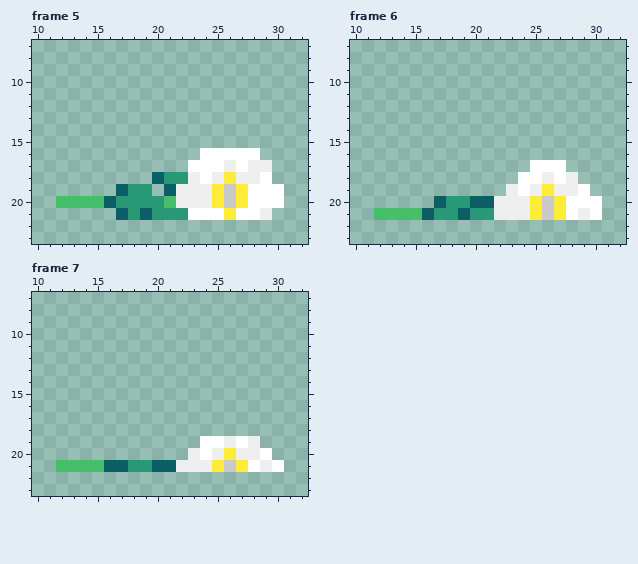
Pixel-art file -- assets/Flowers/Zinnia/zinnia_cut_decay.ase. The picture above was drawn from the file before the commit.
40x32 pixels, 11 frames. Shown: frame 5: x 10..32, y 7..23; frame 6: x 10..32, y 7..23; frame 7: x 10..32, y 7..23. The commit also changed other frames, which this record leaves out.
The same view after the edit:
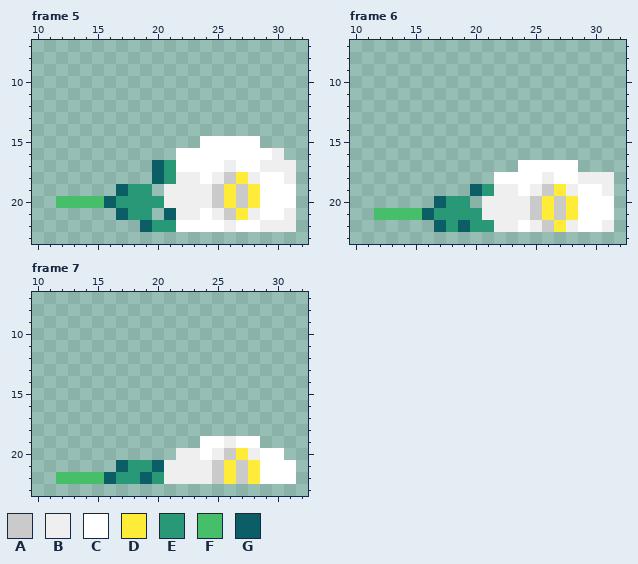
Palette (. is transparent): A #cacaca  B #efefef  C #ffffff  D #ffec39  E #299877  F #46be6a  G #0b5e65
Edits made:
{"where": "frame 5, layers \"Petals\", \"Flower\""}
{"frame":5,"y":15,"x":24,"old":".....","new":"CCCCC"}
{"frame":5,"y":16,"x":22,"old":"..","new":"CC"}
{"frame":5,"y":16,"x":29,"old":"..","new":"CB"}
{"frame":5,"y":17,"x":20,"old":"...","new":"GEC"}
{"frame":5,"y":17,"x":28,"old":"B","new":"C"}
{"frame":5,"y":17,"x":30,"old":"..","new":"BB"}
{"frame":5,"y":18,"x":22,"old":"E","new":"B"}
{"frame":5,"y":18,"x":26,"old":"DB","new":"AD"}
{"frame":5,"y":18,"x":30,"old":"..","new":"CB"}
{"frame":5,"y":19,"x":21,"old":"G","new":"B"}
{"frame":5,"y":19,"x":25,"old":"DADC","new":"ADAD"}
{"frame":5,"y":19,"x":31,"old":".","new":"C"}
{"frame":5,"y":20,"x":21,"old":"F","new":"B"}
{"frame":5,"y":20,"x":25,"old":"DADC","new":"ADAD"}
{"frame":5,"y":20,"x":31,"old":".","new":"C"}
{"frame":5,"y":21,"x":19,"old":"GEEEC","new":"E.GBB"}
{"frame":5,"y":21,"x":25,"old":"CDCCB..","new":"BADBCCB"}
{"frame":5,"y":22,"x":19,"old":".............","new":"GEECCCCBCCBBB"}
{"where": "frame 6, layers \"Petals\", \"Flower\""}
{"frame":6,"y":17,"x":24,"old":".","new":"C"}
{"frame":6,"y":17,"x":28,"old":".","new":"C"}
{"frame":6,"y":18,"x":22,"old":"..","new":"CC"}
{"frame":6,"y":18,"x":28,"old":"B...","new":"CBBB"}
{"frame":6,"y":19,"x":20,"old":"...","new":"GEB"}
{"frame":6,"y":19,"x":26,"old":"DB","new":"AD"}
{"frame":6,"y":19,"x":30,"old":"..","new":"CB"}
{"frame":6,"y":20,"x":20,"old":"GG","new":".B"}
{"frame":6,"y":20,"x":25,"old":"DADC","new":"ADAD"}
{"frame":6,"y":20,"x":31,"old":".","new":"C"}
{"frame":6,"y":21,"x":19,"old":"G","new":"E"}
{"frame":6,"y":21,"x":21,"old":"E","new":"B"}
{"frame":6,"y":21,"x":25,"old":"DADCB","new":"ADADC"}
{"frame":6,"y":21,"x":31,"old":".","new":"C"}
{"frame":6,"y":22,"x":17,"old":"...............","new":"GEGEEBBCBADBCCB"}
{"where": "frame 7, layers \"Petals\", \"Flower\""}
{"frame":7,"y":19,"x":28,"old":"B","new":"C"}
{"frame":7,"y":20,"x":22,"old":".","new":"B"}
{"frame":7,"y":20,"x":26,"old":"DB","new":"AD"}
{"frame":7,"y":20,"x":30,"old":".","new":"C"}
{"frame":7,"y":21,"x":12,"old":"FFFFG","new":"....."}
{"frame":7,"y":21,"x":21,"old":"G","new":"B"}
{"frame":7,"y":21,"x":25,"old":"DADCB","new":"ADADC"}
{"frame":7,"y":21,"x":31,"old":".","new":"C"}
{"frame":7,"y":22,"x":12,"old":"....................","new":"FFFFGEEGEBBBBADADCCC"}
